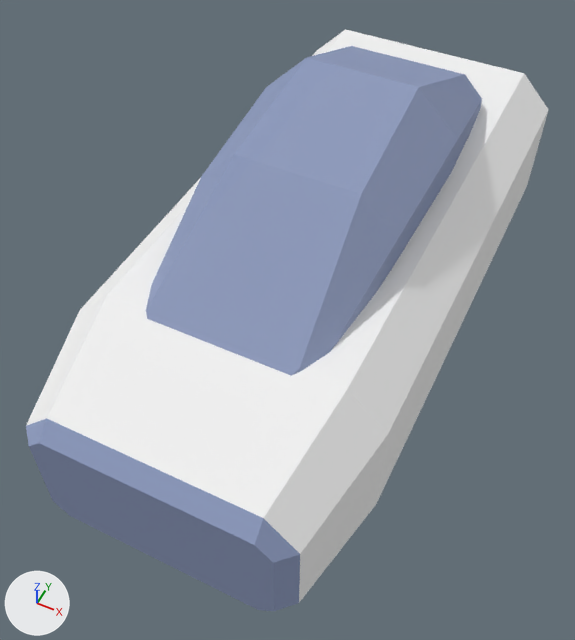
A saved change to the OBJ model sdcard/apps/cosmozoom.app/models/hull_pod.obj.
Before and after are seen from a 50 mm lens placed at (0.633, -1.493, 2.123), pointed at (-0.009, -0.209, 0.518). Every picture has the same lights, and +X, +Y and +Z are marked at lower left. The older version comes first. Where no turn or scale is listed for an object, it has been applied to the vertices.

Objects in the first picture: 'hull_pod'.
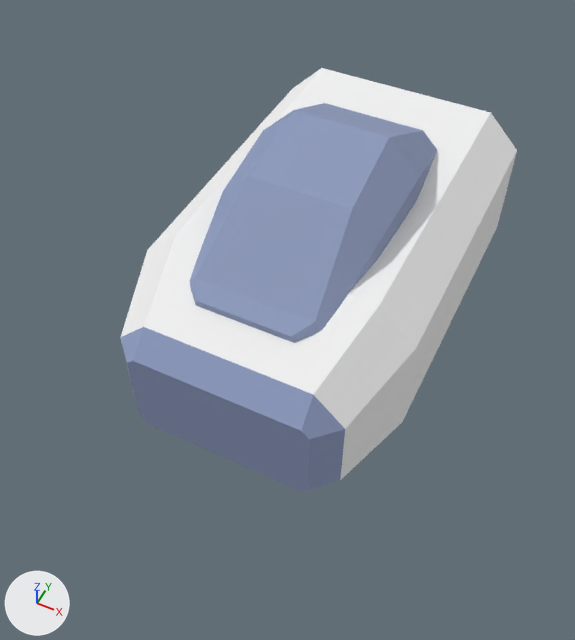
Where the change shows, as pixel boxes (x1, y1, x2, y2) in the pictures (575 x 640 px; the box of a moved part takes in the faces that stretch with it):
'hull_pod', reshaped (24% narrower, 27% shorter): before (26, 29, 549, 611); after (120, 68, 517, 491)
part 1 of me_hull_pod, moved or reshaped: before (146, 46, 482, 376); after (190, 103, 437, 343)
part 2 of me_hull_pod, moved or reshaped: before (26, 29, 549, 606); after (120, 68, 517, 491)

What changed in the scene script:
```text
Change me_hull_pod:
    used by ob_hull_pod; location = (0.0, 0.0, 0.0)
    remove me_hull_pod.from_pydata(...)  # 92 vertices, 176 faces; spans x -0.4..0.4, y -0.89..0.88, z 0.3..1.06
    add me_hull_pod.from_pydata(...)  # 92 vertices, 176 faces; spans x -0.37..0.37, y -0.6..0.63, z 0.3..0.98
    me_hull_pod part 1: the loose piece of 50 vertices spanning x -0.27..0.27, y -0.6..0.6, z 0.72..1.06 is scaled about its middle by (0.807, 0.653, 0.757), then moved by (0.0, -0.05, -0.04)
    me_hull_pod part 2: 42 of 92 vertices moved; they spanned x -0.4..0.4, y -0.89..0.88, z 0.3..0.8 and now span x -0.37..0.37, y -0.6..0.63, z 0.3..0.8; mean shift (0.0, 0.07, 0.0); largest move (-0.26, -0.85, 0.32) -> (-0.22, -0.54, 0.34)
```
